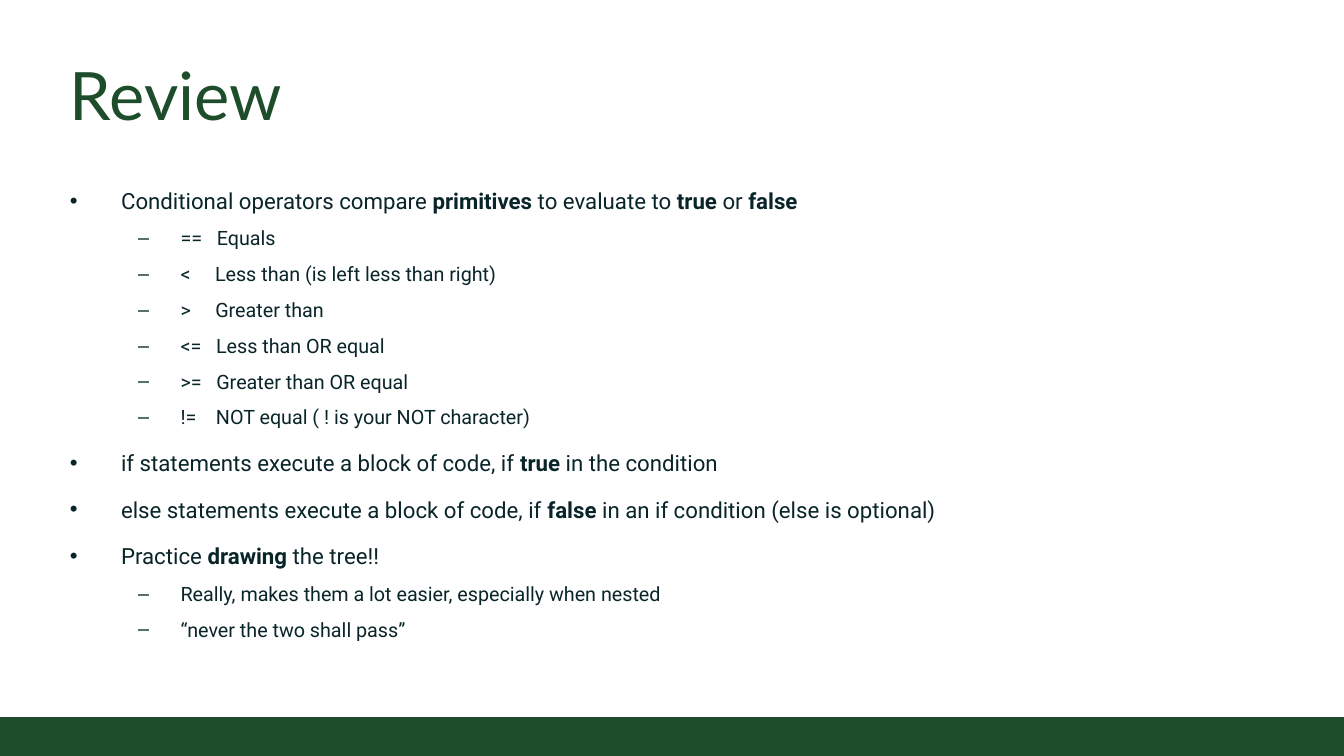
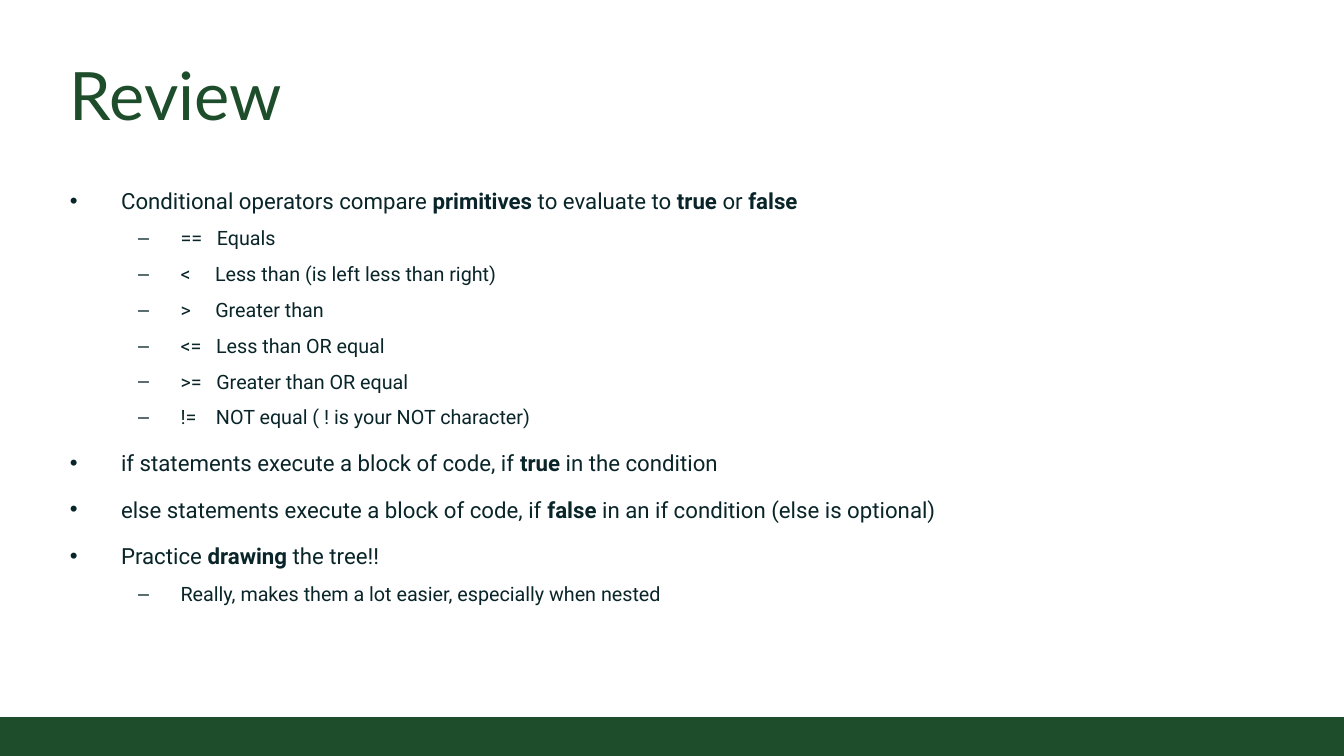
Before and after one commit to CSU-CompSci-CS163-4/Handouts, a slide deck: slide 15 of slides/On-Campus/03_01_Branching.pptx. Drawn at 1344x756 pixels with LibreOffice and Linux fonts; fonts in the diff are those of the drawing; background and template pictures are left out. Boxes give left, top, right and bottom in pixels: in the first picture for what was removed or moved away, otherwise in the second. Text is boxed around its words. In the diff, an @@ line names an element or a change of style, - is before the commit and + after.

```diff
--- a/slides/On-Campus/03_01_Branching.pptx
+++ b/slides/On-Campus/03_01_Branching.pptx
@@ text at [181, 622, 405, 641]: paragraph removed @@
-  – “never the two shall pass”
```
Also in this commit, not shown: 2 other slides changed.
